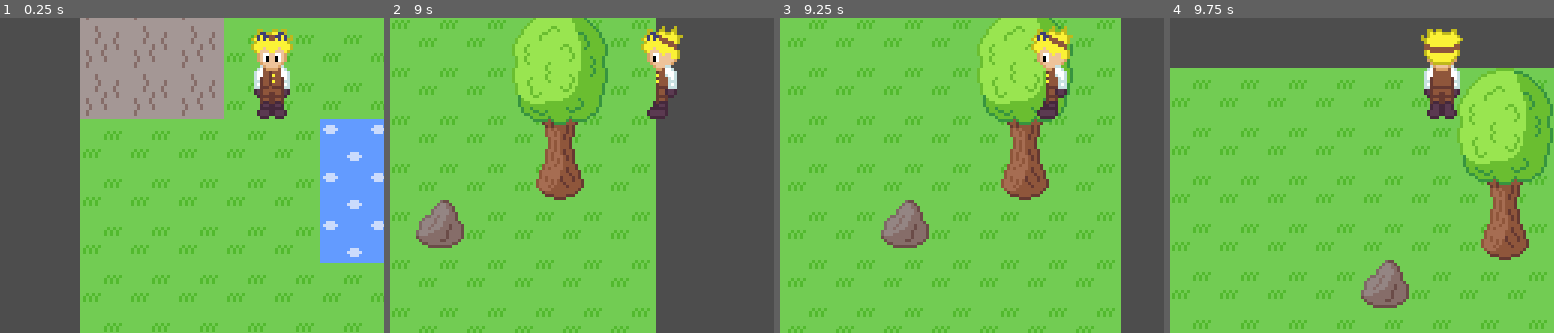
Above: before the commit, frames 1-4 (left to right).
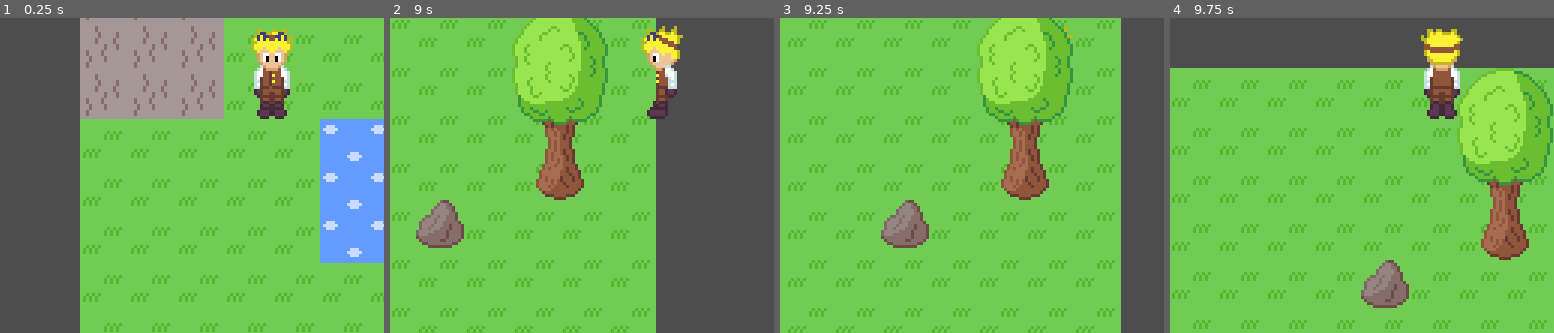
Above: after the commit, the same moments.

Repository: CoBaltimore/LostAmongstTheStars
Game: Godot game, scene res://scenes/world.tscn
Same seed, same stepped clock (60 frames per second), same inputs: the game is played once before the commit and once after it.
Inputs:
- Up to frame 1 (0.25 s): no input
- Up to frame 2 (9 s): tap Enter at 0.5 s; hold W (up) 0.53-2.03 s; hold A (left) 2.03-3.53 s; hold S (down) 3.53-4.28 s; hold D (right) 4.28-5.03 s; hold W (up) 5.03-5.78 s; hold D (right) 5.78-8.03 s; hold S (down) 8.03-8.78 s; hold A (left) from 8.78 s (still down)
- Up to frame 3 (9.25 s): keep holding A (left)
- Up to frame 4 (9.75 s): release A (left) at 9.53 s; hold W (up) from 9.53 s (still down)
The pictures show only the part of the screen within x 15-65%, y 38-88%; the shares and areas given below are measured in that part.

Frames 1-2 are identical in both runs. In frame 3, 1.8% of the frame differs, in the area x 65-76%, y 2-33%; in frame 4, nothing differs.

Commit message:
Add files via upload

Diff:
--- a/lost-amongst-the-stars/scenes/player.tscn
+++ b/lost-amongst-the-stars/scenes/player.tscn
@@ -13,7 +13,7 @@
 [ext_resource type="AnimationNodeStateMachine" uid="uid://ddxiffmtprpfd" path="res://animations/animationTree.tres" id="11_n3frl"]
 
 [sub_resource type="RectangleShape2D" id="RectangleShape2D_51xgc"]
-size = Vector2(18, 9)
+size = Vector2(18, 17)
 
 [sub_resource type="AnimationLibrary" id="AnimationLibrary_tpumh"]
 _data = {
@@ -30,6 +30,7 @@
 [node name="Player" type="Node2D"]
 
 [node name="CharacterBody2D" type="CharacterBody2D" parent="." node_paths=PackedStringArray("animationTree")]
+visibility_layer = 2
 script = ExtResource("1_kgwps")
 animationTree = NodePath("AnimationTree")
 runSpeed = 100.0
@@ -40,7 +41,7 @@
 vframes = 4
 
 [node name="CollisionShape2D" type="CollisionShape2D" parent="CharacterBody2D"]
-position = Vector2(0, 14.5)
+position = Vector2(0, 10.5)
 shape = SubResource("RectangleShape2D_51xgc")
 
 [node name="Camera2D" type="Camera2D" parent="CharacterBody2D"]
--- a/lost-amongst-the-stars/scenes/world.tscn
+++ b/lost-amongst-the-stars/scenes/world.tscn
@@ -6,9 +6,9 @@
 [sub_resource type="TileSetAtlasSource" id="TileSetAtlasSource_8pc2d"]
 texture = ExtResource("2_1vrv7")
 0:3/0 = 0
-0:3/0/physics_layer_0/polygon_0/points = PackedVector2Array(0.234375, -8, 8, -8, 8, 8, -0.234375, 8)
+0:3/0/physics_layer_0/polygon_0/points = PackedVector2Array(0, -8, 8, -8, 8, 8, 0, 8)
 1:3/0 = 0
-1:3/0/physics_layer_0/polygon_0/points = PackedVector2Array(-0.234375, -8, -8, -8, -8, 8, 0.234375, 8)
+1:3/0/physics_layer_0/polygon_0/points = PackedVector2Array(-8, -8, 0, -8, 0, 8, -8, 8)
 2:3/0 = 0
 2:3/0/physics_layer_0/polygon_0/points = PackedVector2Array(-8, -8, 8, -8, 8, 8, -8, 8)
 2:7/0 = 0
@@ -45,8 +45,12 @@
 
 [node name="TileMap" type="TileMap" parent="."]
 show_behind_parent = true
+visibility_layer = 7
 tile_set = SubResource("TileSet_ypj3q")
 format = 2
 layer_0/tile_data = PackedInt32Array(0, 65536, 7, 65536, 65536, 7, 131071, 65536, 7, 65535, 65536, 7, -1, 65536, 7, -65 …(2422 unchanged characters)…
-layer_1/name = "objects"
-layer_1/tile_data = PackedInt32Array(-131069, 131072, 3, -393211, 0, 0, -327675, 0, 1, -262139, 0, 2, -196603, 0, 3, -393210, 65536, 0, -327674, 65536, 1, -262138, 65536, 2, -196602, 65536, 3)
+layer_1/name = "objects top"
+layer_1/z_index = 1
+layer_1/tile_data = PackedInt32Array(-393211, 0, 0, -327675, 0, 1, -262139, 0, 2, -393210, 65536, 0, -327674, 65536, 1, -262138, 65536, 2)
+layer_2/name = "objects bottom"
+layer_2/tile_data = PackedInt32Array(-196603, 0, 3, -196602, 65536, 3, -131069, 131072, 3)
